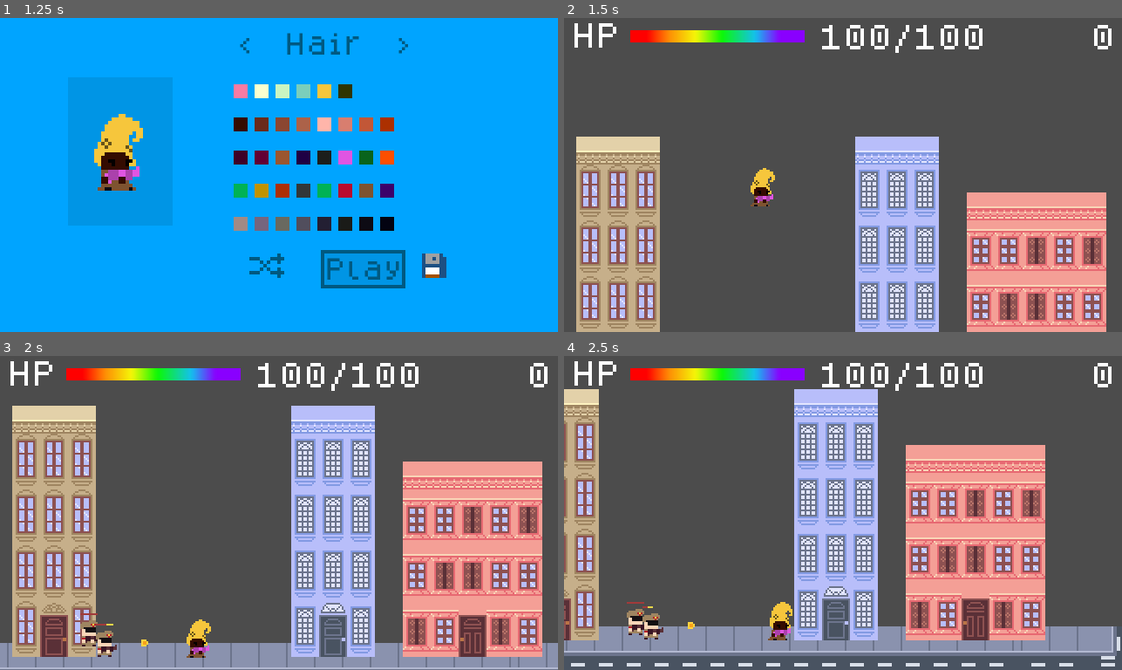
Above: before the commit, frames 1-4 (two rows, left to right).
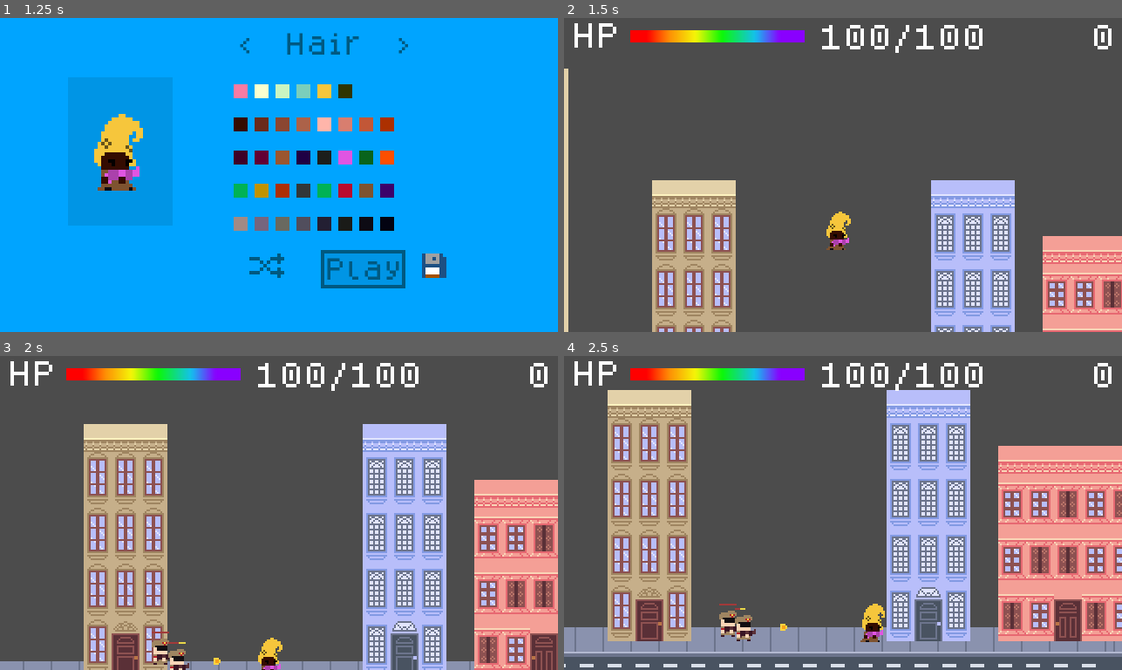
Above: after the commit, the same moments.

Repository: hamiltonromualdo/bring-ur-glam
Game: Godot game, scene res://src/UserInterface/TitleScreen.tscn
Two runs of this game, one before a commit and one after it. Both use one fixed random seed, a clock stepped at 60 frames per second and the inputs below.
Inputs (mouse positions are in pixels of both pictures, inside the frame that each line leads up to):
- Up to frame 1 (1.25 s): click "Play" at 0.5 s
- Up to frame 2 (1.5 s): click "Play" at 1.25 s
- Up to frame 3 (2 s): no input
- Up to frame 4 (2.5 s): move the mouse to (965, 497) at 2.02 s; hold Right (ui_right) from 2.03 s (still down)

Frame 1 is identical in both runs. In frame 2, 40% of the frame differs, in the area x 0-100%, y 16-100%; in frame 3, 57%; in frame 4, 58%, in the area x 0-100%, y 10-100%.

Commit message:
Fixing camera movement

Diff:
--- a/bring_ur_glam/src/Actors/Camera2D.gd
+++ b/bring_ur_glam/src/Actors/Camera2D.gd
@@ -11,17 +11,7 @@
 
 
 func _process(delta: float) -> void:
-    _check_facing()
     prev_camera_pos = get_camera_position()
-
-
-func _check_facing() -> void:
-    var new_facing = sign(get_camera_position().x - prev_camera_pos.x)
-    if new_facing != 0 && facing != new_facing:
-        facing = new_facing
-        var target_offset = get_viewport_rect().size.x * facing * LOOK_AHEAD_FACTOR
-        tween.interpolate_property(self, "position:x", position.x, target_offset, SHIFT_DURATION, SHIFT_TRANS, SHIFT_EASE)
-        tween.start()
 
 
 func _on_Player_grounded_updated(is_grounded) -> void:
--- a/bring_ur_glam/src/Actors/Player.tscn
+++ b/bring_ur_glam/src/Actors/Player.tscn
@@ -34,7 +34,7 @@
 shape = SubResource( 5 )
 
 [node name="Camera2D" type="Camera2D" parent="."]
-position = Vector2( 47, 7 )
+position = Vector2( 0, -18 )
 current = true
 limit_left = -1376
 limit_top = -300
@@ -49,8 +49,6 @@
 "_editor_description_": ""
 }
 
-[node name="Tween" type="Tween" parent="Camera2D"]
-
 [connection signal="grounded_updated" from="." to="Camera2D" method="_on_Player_grounded_updated"]
 [connection signal="timeout" from="DeathTimer" to="." method="_on_DeathTimer_timeout"]
 [connection signal="body_entered" from="EnemyDetector" to="." method="_on_EnemyDetector_body_entered"]
